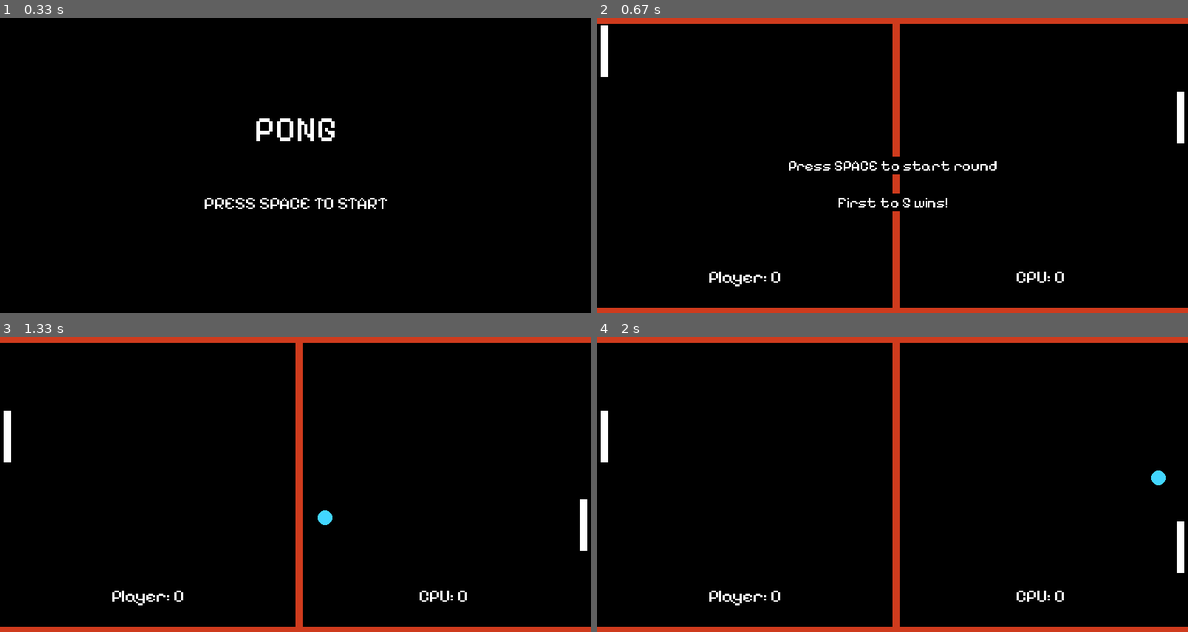
Above: before the commit, frames 1-4 (two rows, left to right).
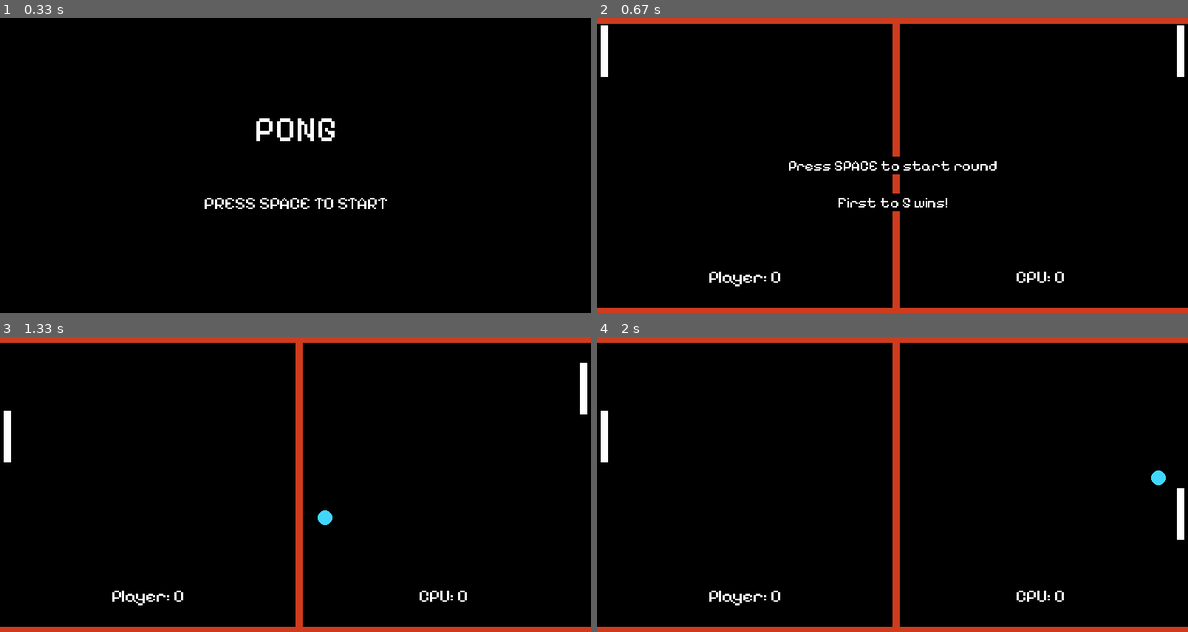
Above: after the commit, the same moments.

Repository: alabador/pygame_pong
Game: pygame game, started from main.py
The game is run twice, just before and just after one commit, with the same random seed, the same clock (stepped at 60 frames per second) and the same inputs.
Inputs:
- Up to frame 1 (0.33 s): no input
- Up to frame 2 (0.67 s): tap Space at 0.33 s
- Up to frame 3 (1.33 s): hold S from 1.17 s (still down); tap Space at 1.23 s
- Up to frame 4 (2 s): tap Space at 1.53, 1.73 s; release S at 1.63 s; hold W from 1.67 s (still down)

Frame 1 is identical in both runs. In frame 2, 0.4% of the frame differs, in the area x 98-100%, y 2-43%; in frame 3, 0.4%; in frame 4, 0.3%.

Commit message:
Add smoother movement and update readme

Diff:
--- a/main.py
+++ b/main.py
@@ -44,11 +44,13 @@
             if keys[pygame.K_DOWN]:
                 self.paddle.y += 10
     def follow_ball(self):
+        delay_timer = pygame.time.get_ticks()
         ball_y = ball.y
-        if ball_y < self.paddle.y:
-            self.paddle.y -= 5
-        else:
-            self.paddle.y += 5
+        if delay_timer > 1000:
+            if ball_y <= self.paddle.y:
+                self.paddle.y -= 5
+            else:
+                self.paddle.y += 5
     def check_collision(self):
         if self.paddle.top <= 10:
             self.paddle.top = 10
@@ -59,7 +61,7 @@
         self.check_collision()
         if self.player:
             self.player_input()
-        else:
+        elif not self.player and ball.round_active:
             self.follow_ball()
 
 class Ball(pygame.sprite.Sprite):
@@ -187,9 +189,6 @@
 player = Player(True)
 opp = Player(False)
 ball = Ball()
-
-delay_timer = pygame.USEREVENT + 1
-pygame.time.set_timer(delay_timer, 500)
 
 game_active = False
 
Not shown, changed: README.md
